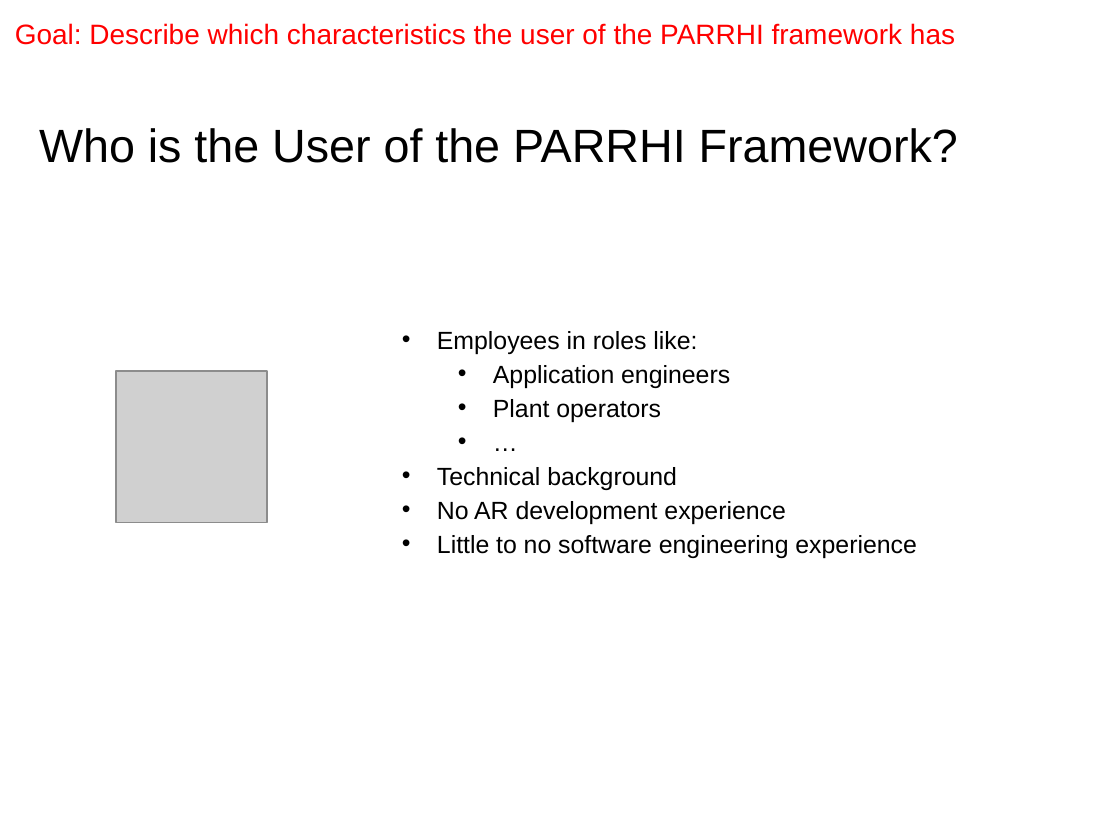
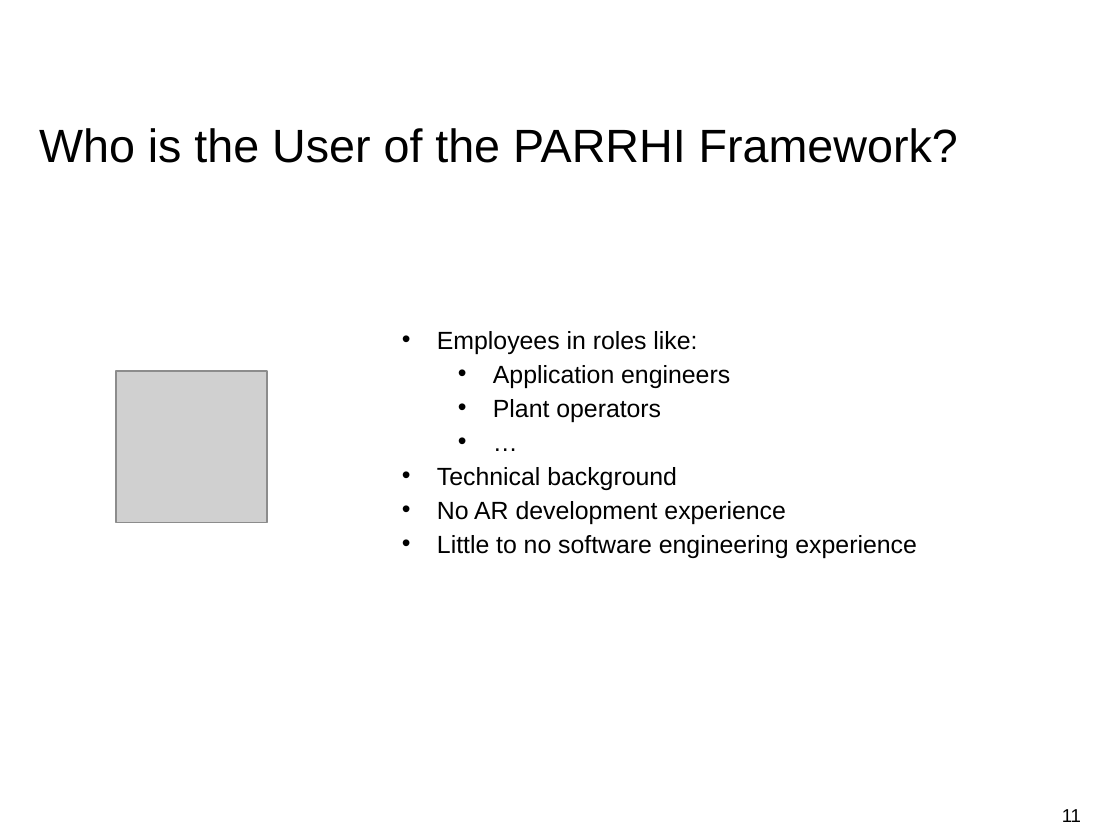
Before and after one commit to EricVoll/PARRHI, a slide deck: slide 11 of 05_Presentation/PARRHIPresentationv2.pptx (slide 10 before the commit). Drawn at 1120x840 pixels with LibreOffice and Linux fonts; fonts in the diff are those of the drawing; grey boxes stand for pictures; background and template pictures are left out. Boxes give left, top, right and bottom in pixels: in the first picture for what was removed or moved away, otherwise in the second. Text is boxed around its words. In the diff, an @@ line names an element or a change of style, - is before the commit and + after.

```diff
--- a/05_Presentation/PARRHIPresentationv2.pptx
+++ b/05_Presentation/PARRHIPresentationv2.pptx
@@ text removed at [15, 23, 955, 45] @@
-Goal: Describe which characteristics the user of the PARRHI framework has
@@ page number added at [1062, 809, 1081, 822], 12 pt, text #000000 @@
+11
```
Also in this commit, not shown: 25 other slides changed, 1 slide added, 13 other files.
